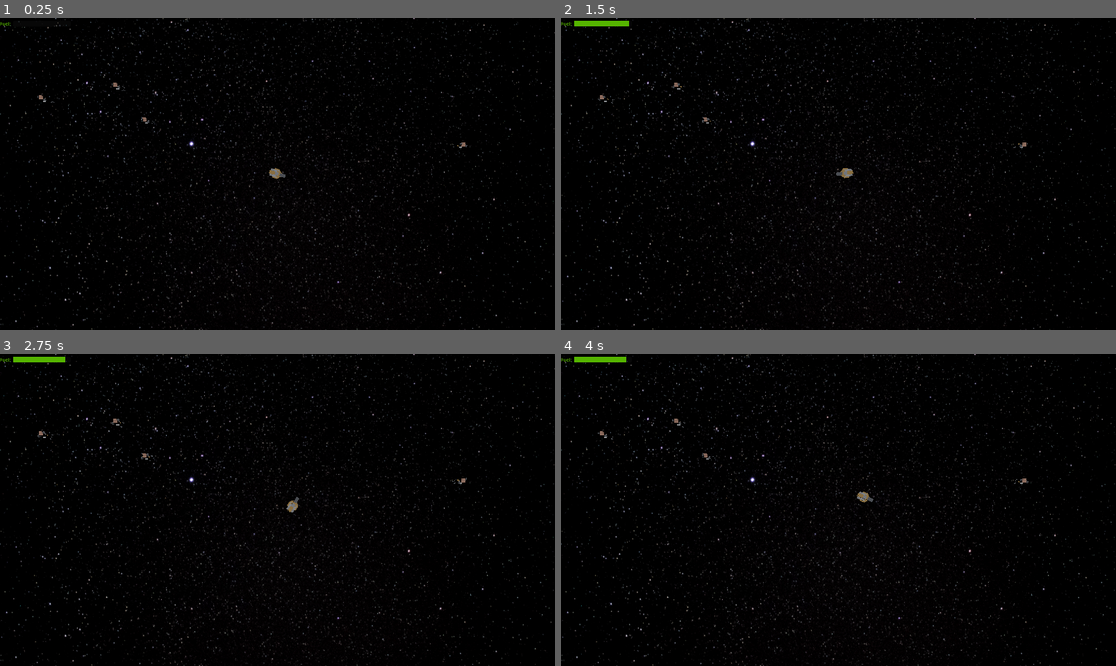
Above: before the commit, frames 1-4 (two rows, left to right).
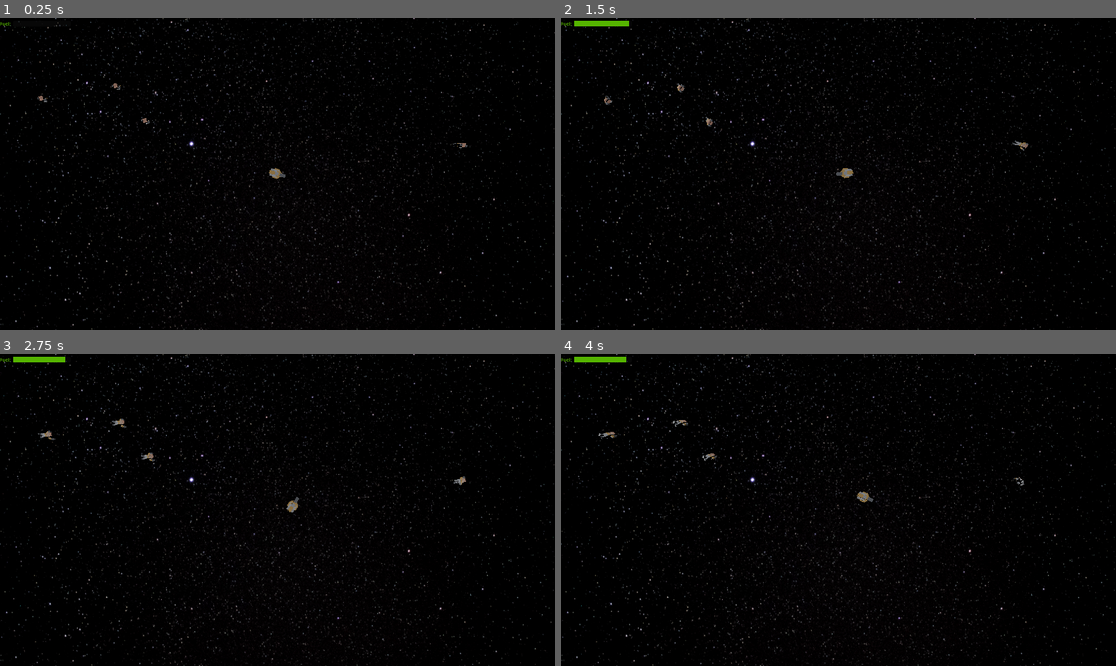
Above: after the commit, the same moments.

Repository: SiJiL82/limited-space
Game: Godot game, scene res://world.tscn
The game is run twice, just before and just after one commit, with the same random seed, the same clock (stepped at 60 frames per second) and the same inputs.
Inputs (mouse positions are in pixels of both pictures, inside the frame that each line leads up to):
- Up to frame 1 (0.25 s): no input
- Up to frame 2 (1.5 s): tap Enter at 0.5 s; move the mouse to (960, 158) at 0.52 s; hold Space (thruster) 0.53-1.28 s; move the mouse to (727, 189) at 1.27 s
- Up to frame 3 (2.75 s): move the mouse to (333, 441) at 2.02 s; hold Space (thruster) from 2.03 s (still down)
- Up to frame 4 (4 s): move the mouse to (810, 572) at 2.77 s; move the mouse to (1005, 556) at 3.52 s; release Space (thruster) at 3.53 s

The runs differ from the first frame. In frame 1, less than 0.1% of the frame differs, in the area x 6-85%, y 20-42%; in frame 2, 0.1%; in frame 3, 0.2%, in the area x 6-85%, y 20-43%; in frame 4, 0.2%.

Commit message:
Rename world script

Diff:
--- a/assets/Scenes/astronaut_floating.tscn
+++ b/assets/Scenes/astronaut_floating.tscn
@@ -119,7 +119,7 @@
 }
 tracks/4/type = "value"
 tracks/4/imported = false
-tracks/4/enabled = false
+tracks/4/enabled = true
 tracks/4/path = NodePath(".:rotation")
 tracks/4/interp = 1
 tracks/4/loop_wrap = true
--- a/world.tscn
+++ b/world.tscn
@@ -1,7 +1,7 @@
 [gd_scene load_steps=11 format=3 uid="uid://bhp02k7rppku4"]
 
-[ext_resource type="Script" path="res://scripts/world.gd" id="1_1puxw"]
 [ext_resource type="Script" path="res://scripts/FuelBar.gd" id="1_hv1n5"]
+[ext_resource type="Script" path="res://scripts/World.gd" id="1_pelcp"]
 [ext_resource type="Texture2D" uid="uid://c73wkwc2iey00" path="res://assets/sprites/space_background.jpg" id="1_qff8a"]
 [ext_resource type="Script" path="res://scripts/Player.gd" id="2_bqaxd"]
 [ext_resource type="PackedScene" uid="uid://cjo7e2pn2ld76" path="res://assets/meshes/craft_racer.glb" id="3_x2m0j"]
@@ -17,7 +17,7 @@
 
 [node name="World" type="Node3D"]
 transform = Transform3D(1, 0, 0, 0, 1, 0, 0, 0, 1, 0.57782, 0, 0.176666)
-script = ExtResource("1_1puxw")
+script = ExtResource("1_pelcp")
 
 [node name="UI" type="CanvasLayer" parent="."]
 
